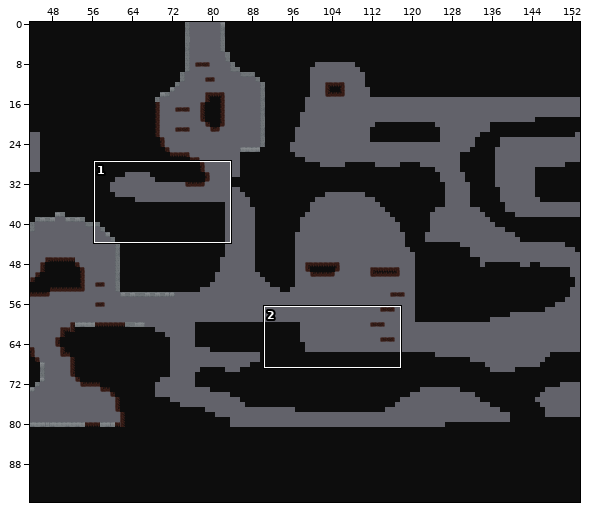
Tiled map, stored at maps/caves.tmx. The first picture is a wide view before the edit; the outline marks the close-up.
Close-up. Old version:
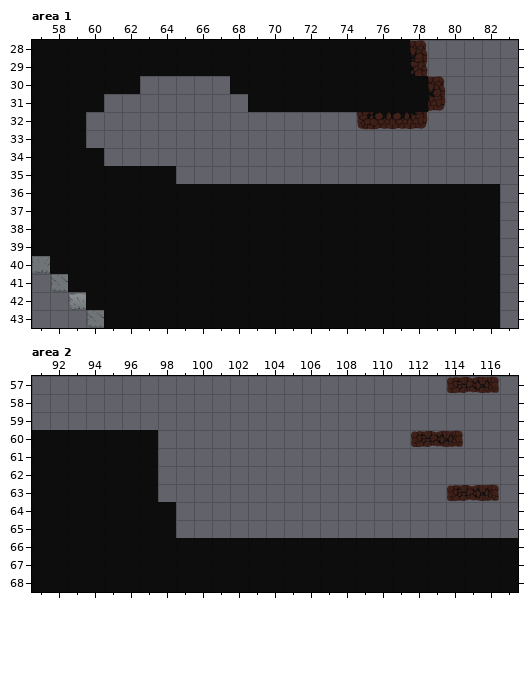
Cells are 64x64 px. Shown: area 1 x 57..83, y 28..43; area 2 x 91..117, y 57..68. The commit also changed other parts of the map, which this record leaves out.
And afterwards:
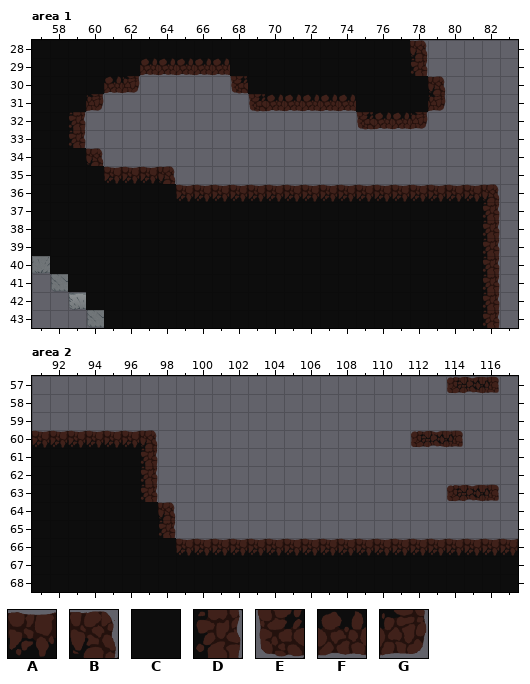
Key: from "rocks": A 6, B 7, C 10, D 11, E 13, F 14, G 15.
_ is an empty cell.
Tiles replaced or removed in this view: C.
Edits made:
Changed rows in their new state; . is an unchanged cell.
Layer "solid tiles", area 1:
first column x 59:
29 ....FFFFF...............
30 ..FG.....E..............
31 .G........EFFFFF........
32 D.......................
33 D.......................
34 .B......................
35 ..AAAB..................
36 ......AAAAAAAAAAAAAAAAAB
37 .......................D
38 .......................D
39 .......................D
40 .......................D
41 .......................D
42 .......................D
43 .......................D
Layer "solid tiles", area 2:
first column x 91:
60 AAAAAAB....................
61 ......D....................
62 ......D....................
63 ......D....................
64 .......B...................
65 .......D...................
66 ........AAAAAAAAAAAAAAAAAAA
Pixel boxes of the changes (left, top, right, bottom) in both close-ups:
changed: (68, 58, 500, 328)
changed: (32, 430, 518, 556)
